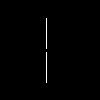
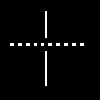
Comparing the layer stacks of the two 100 × 100 images. Changes:
painted on "Background" over [left=10, top=11, right=84, bottom=86]
